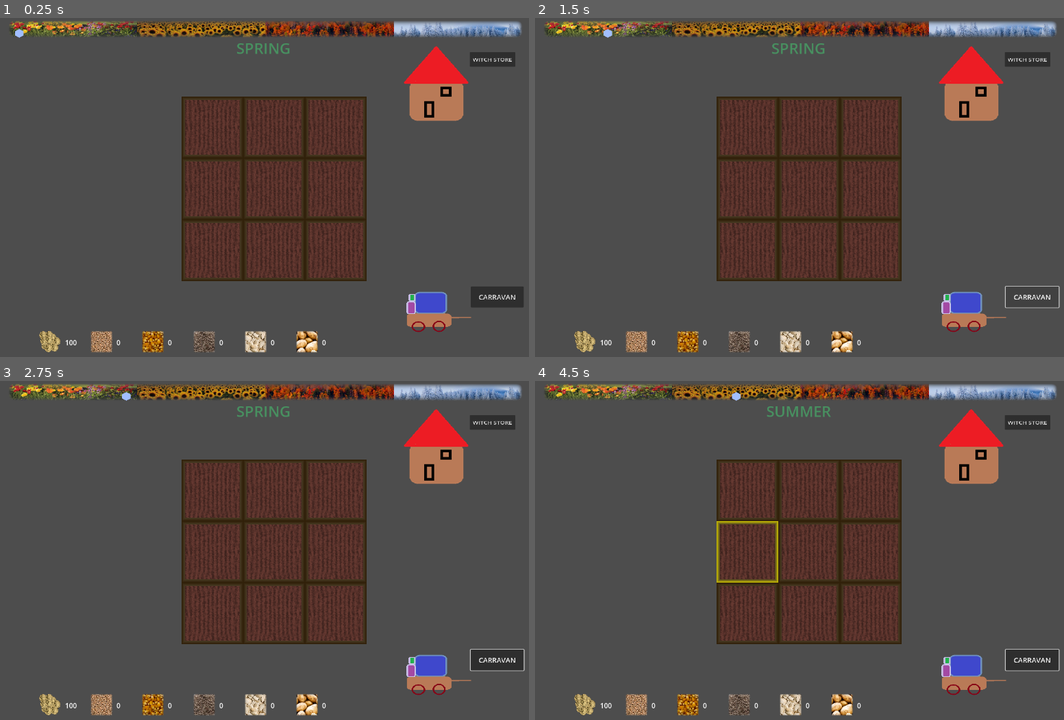
Above: before the commit, frames 1-4 (two rows, left to right).
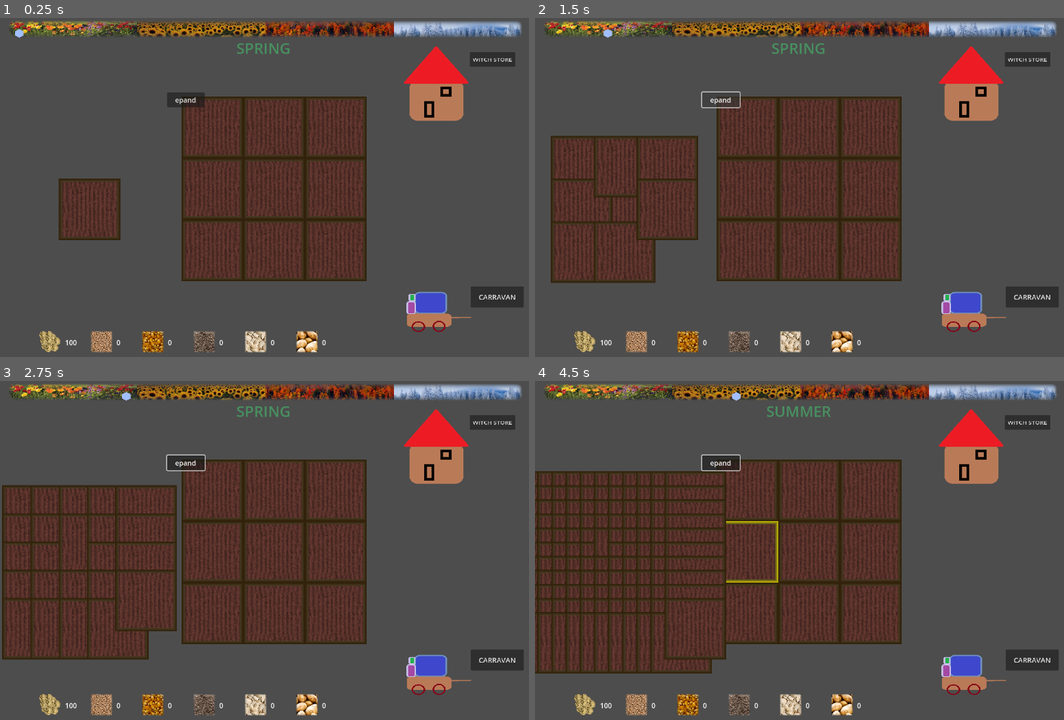
Above: after the commit, the same moments.

Repository: jintachi/GWJ85
Game: Godot game, scene res://scenes/main.tscn
The game is run twice, just before and just after one commit, with the same random seed, the same clock (stepped at 60 frames per second) and the same inputs.
Inputs (mouse positions are in pixels of both pictures, inside the frame that each line leads up to):
- Up to frame 1 (0.25 s): no input
- Up to frame 2 (1.5 s): click "CARRAVAN" at 0.5 s; click "CARRAVAN" (after the commit: "epand") at 1.25 s
- Up to frame 3 (2.75 s): tap Enter at 2 s; move the mouse to (211, 489) at 2.02 s; hold E (turn_right) from 2.03 s (still down); hold Shift from 2.03 s (still down); click (211, 489) at 2.17 s
- Up to frame 4 (4.5 s): tap Space at 2.75, 4.25 s; move the mouse to (810, 489) at 2.77 s; release E (turn_right) at 2.78 s; release Shift at 2.78 s; hold Q (turn_left) 2.78-3.53 s; tap Ctrl at 2.85, 4.35 s; click (810, 489) at 2.92 s; tap Enter at 3.5 s; move the mouse to (868, 489) at 3.52 s; hold Shift 3.53-4.28 s; hold E (turn_right) from 3.53 s (still down); click (868, 489) at 3.67 s; move the mouse to (746, 550) at 4.27 s; click (746, 550) at 4.42 s

The runs differ from the first frame. In frame 1, 2.4% of the frame differs, in the area x 11-39%, y 21-66%; in frame 2, 11%; in frame 3, 17%; in frame 4, 21%, in the area x 0-100%, y 21-87%.

Commit message:
alternate map layout

Diff:
--- /dev/null
+++ b/scenes/cell_system/cell_grid_new.gd
@@ -0,0 +1,32 @@
+#@tool
+extends Control
+
+#@export_tool_button("expand") var e = _expand
+
+@export var tileSize: int = 256
+@export var baseTile: PackedScene
+@export var depth: int = 0
+
+var myTiles = {}
+func _ready() -> void:
+	newTile(Vector2.ZERO)
+
+func _expand():
+	print("expanding")
+	depth +=1
+	for x in range (-depth, depth+1):
+		for y in range (-depth, depth+1):
+			if !myTiles.has(Vector2(x,y)):
+				newTile(Vector2(x,y))
+	reScale()
+
+func newTile(pos):
+	var t = baseTile.instantiate()
+	t.position = pos * (200/(depth+1))
+	add_child(t)
+	myTiles[Vector2.ZERO] = {"pos": pos, "tile":t }
+
+func reScale():
+	for t_key in myTiles:
+		var tile_data = myTiles[t_key]
+		tile_data.tile.scale = Vector2(1/(depth+1), 1/(depth+1))
--- /dev/null
+++ b/scenes/cell_system/cell_grid_new.tscn
@@ -0,0 +1,23 @@
+[gd_scene load_steps=3 format=3 uid="uid://cas7qg1x4mh7w"]
+
+[ext_resource type="Script" uid="uid://dtk3f75vjqtny" path="res://scenes/cell_system/cell_grid_new.gd" id="1_w6ffm"]
+[ext_resource type="PackedScene" uid="uid://c44fogmclava" path="res://scenes/cell_system/tile.tscn" id="2_4jvu5"]
+
+[node name="CellGridNew" type="Control"]
+layout_mode = 3
+anchors_preset = 0
+script = ExtResource("1_w6ffm")
+tileSize = 128
+baseTile = ExtResource("2_4jvu5")
+depth = 1
+
+[node name="Button" type="Button" parent="."]
+layout_mode = 0
+offset_left = 245.0
+offset_top = -210.0
+offset_right = 333.0
+offset_bottom = -175.0
+text = "epand"
+
+[connection signal="button_up" from="Button" to="." method="_expand"]
+[connection signal="gui_input" from="Tile" to="Tile" method="_on_gui_input"]
--- a/scenes/main.tscn
+++ b/scenes/main.tscn
@@ -13,6 +13,7 @@
 [ext_resource type="Script" uid="uid://dsf1hdod0p1t5" path="res://scenes/game_controller.gd" id="12_a8y0u"]
 [ext_resource type="PackedScene" uid="uid://br8f2t1pkuxd6" path="res://scenes/Inv/invpanel.tscn" id="12_eb6dy"]
 [ext_resource type="Resource" uid="uid://c4ys3i5yw878v" path="res://mechanics/InventorySystem/GameItems/GOLD.tres" id="13_jkv2x"]
+[ext_resource type="PackedScene" uid="uid://cas7qg1x4mh7w" path="res://scenes/cell_system/cell_grid_new.tscn" id="14_a8y0u"]
 
 [node name="Main" type="Node"]
 
@@ -130,4 +131,11 @@
 [node name="InventoryPanel" parent="." instance=ExtResource("12_eb6dy")]
 offset_top = -67.0
 
+[node name="CellGridNew" parent="." instance=ExtResource("14_a8y0u")]
+offset_left = 145.0
+offset_top = 384.0
+offset_right = 145.0
+offset_bottom = 384.0
+depth = 0
+
 [connection signal="button_up" from="UI/CenterContainer/Caravan/Button2" to="UI/CenterContainer/WitchHut" method="_on_button_button_up"]
Not shown, added: scenes/cell_system/cell_grid_new.gd.uid
Not shown: 1 places in scenes/main.tscn that only renumber resources
